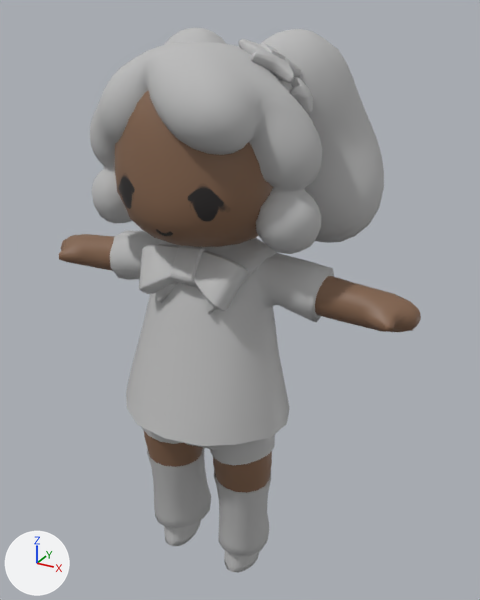
The FBX model Assets/Characters/sk_player.fbx as it was, and as the next commit left it.
One viewpoint serves both versions: a 50 mm camera at (0.88, -1.39, 1.59) aimed at (0.025, 0.164, 0.813). Lighting does not change. The marker at lower left points along +X, +Y and +Z. Where no turn or scale is listed for an object, it has been applied to the vertices.

Objects in the first picture: 'c_accStars', 'c_body', 'c_hairPigtails', 'c_sailorSuit'.
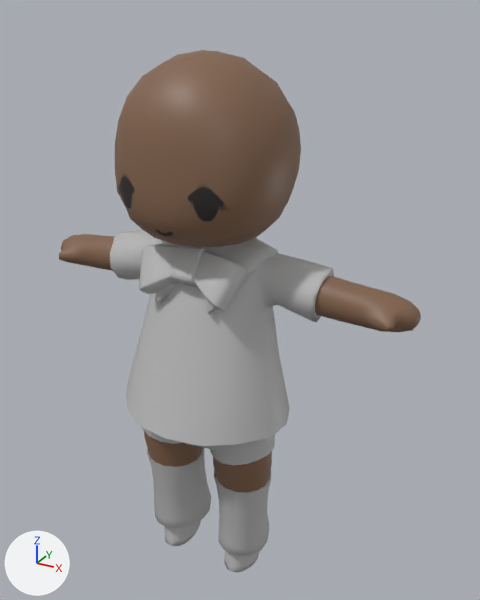
Pixel boxes (x1, y1, x2, y2) of what changed, in the pictures (480 x 600 px):
'c_hairPigtails', hidden
    before: (90, 27, 384, 254)
'c_accStars', hidden
    before: (238, 39, 313, 115)

The change, as a list of edits to the scene's bpy script:
```text
Change ob_c_hairpigtails:
    ob_c_hairpigtails.rotation_euler: (1.571, 0.0, 0.0) -> (0.0, 0.0, 0.0)  # degrees (90, 0, 0) -> degrees (0, 0, 0)
    ob_c_hairpigtails.scale: (0.01, 0.01, 0.01) -> (1.0, 1.0, 1.0)
    add ob_c_hairpigtails.hide_viewport = True
Change ob_c_accstars:
    ob_c_accstars.rotation_euler: (1.571, 0.0, 0.0) -> (0.0, 0.0, 0.0)  # degrees (90, 0, 0) -> degrees (0, 0, 0)
    ob_c_accstars.scale: (0.01, 0.01, 0.01) -> (1.0, 1.0, 1.0)
    add ob_c_accstars.hide_viewport = True
```
